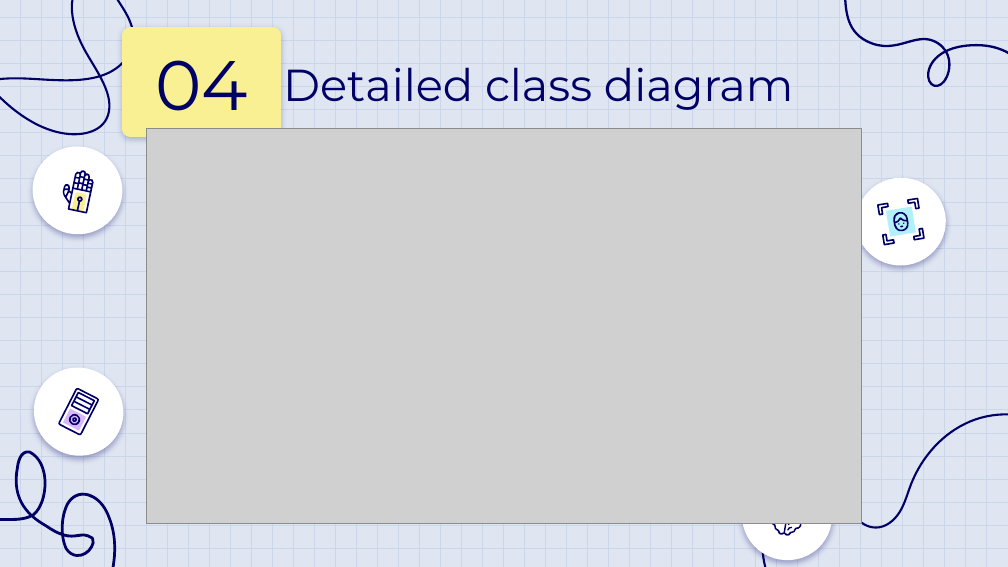
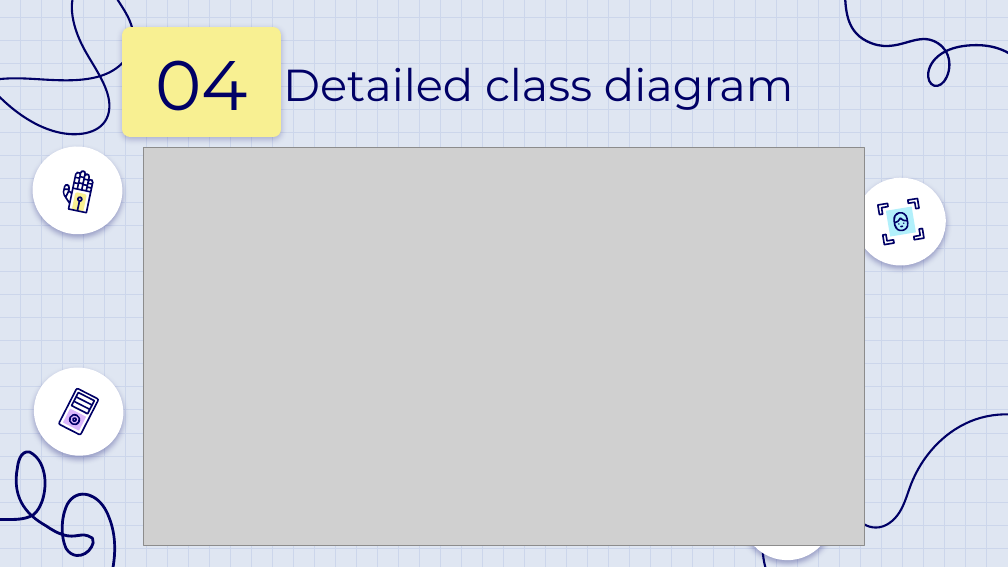
Before and after one commit to nvdang1811/OOLT.VN.20231-05, a slide deck: slide 5 of presentation/OOP_presentation_group5_20231.pptx. Drawn at 1008x567 pixels with LibreOffice and Linux fonts; fonts in the diff are those of the drawing; grey boxes stand for pictures. Boxes give left, top, right and bottom in pixels: in the first picture for what was removed or moved away, otherwise in the second. Text is boxed around its words. In the diff, an @@ line names an element or a change of style, - is before the commit and + after.

```diff
--- a/presentation/OOP_presentation_group5_20231.pptx
+++ b/presentation/OOP_presentation_group5_20231.pptx
@@ picture: place and size @@
-picture at [147, 129, 862, 524]
+picture at [144, 147, 864, 545]
@@ group removed at [767, 494, 807, 538]: 6 freeform shapes @@
```
Also in this commit, not shown: 2 other slides changed, 4 other files.
